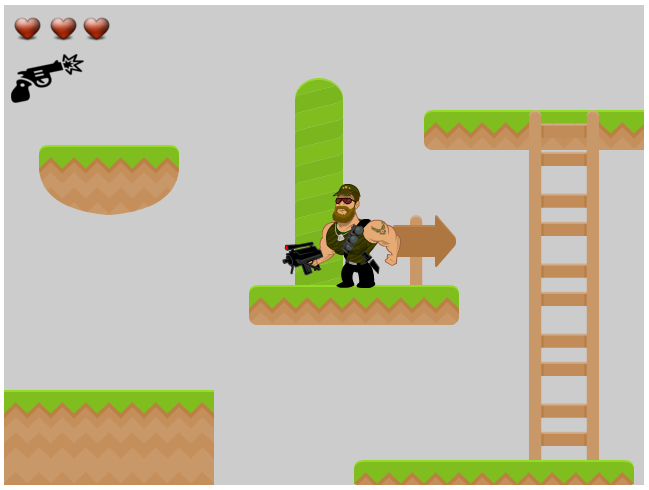
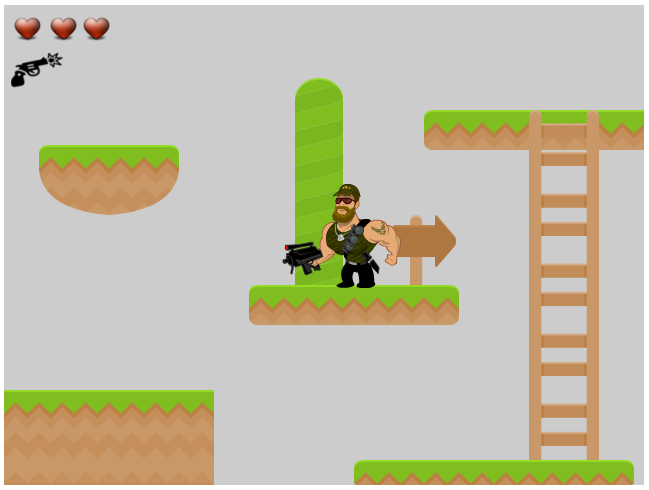
The second 649px x 490px image is a revision of the first. Changes to its layers:
painted on "Military-Firing-Gun-icon.png" over [11, 52, 84, 104]
